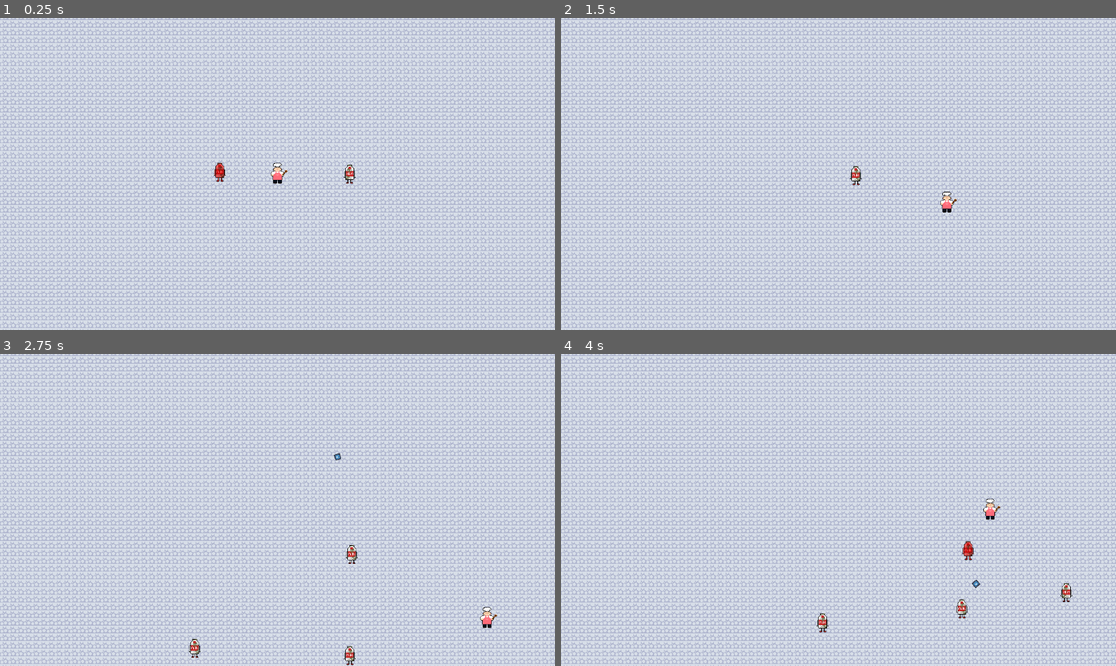
Above: before the commit, frames 1-4 (two rows, left to right).
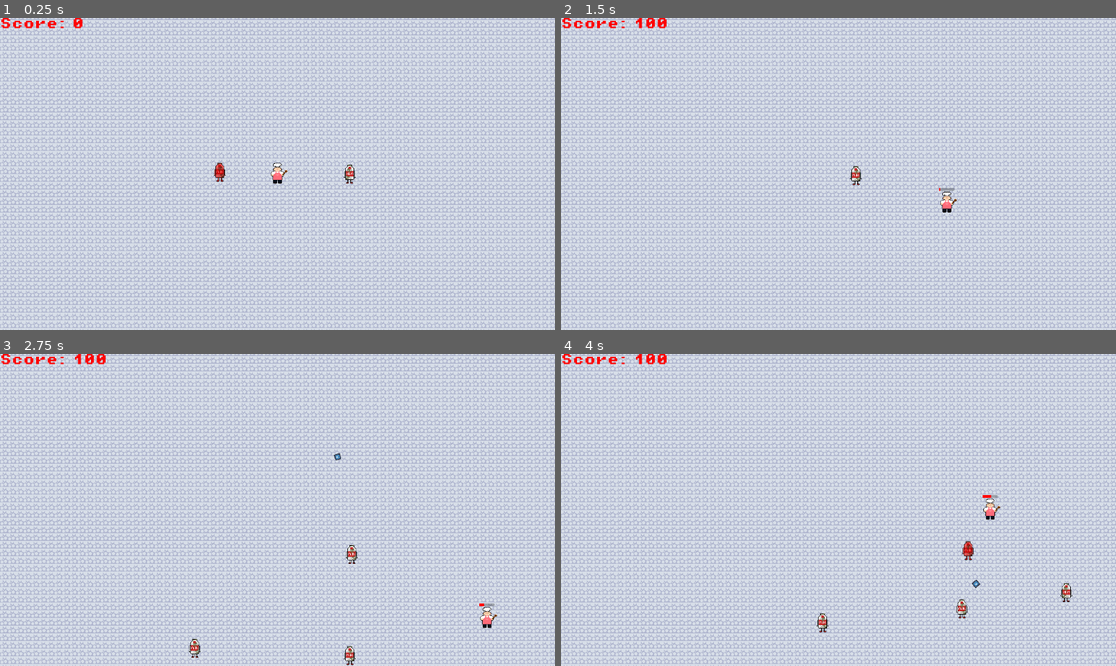
Above: after the commit, the same moments.

Repository: ChristianSalon/mini-jame-gam-55
Game: Godot game, scene res://scenes/game.tscn
Same seed, same stepped clock (60 frames per second), same inputs: the game is played once before the commit and once after it. The engine's default icon, where the game draws it, is replaced by a stand-in: a white triangle on a blue panel in a dark square.
Inputs (mouse positions are in pixels of both pictures, inside the frame that each line leads up to):
- Up to frame 1 (0.25 s): no input
- Up to frame 2 (1.5 s): move the mouse to (960, 158) at 0.52 s; press the mouse at (960, 158) at 0.53 s; hold D (move_right) 0.53-1.28 s; move the mouse to (727, 189) at 1.27 s; release the mouse at (727, 189) at 1.28 s; hold S (move_down) from 1.28 s (still down); click (727, 189) at 1.35 s
- Up to frame 3 (2.75 s): move the mouse to (333, 441) at 2.02 s; release S (move_down) at 2.03 s; press the mouse at (333, 441) at 2.03 s; hold D (move_right) from 2.03 s (still down)
- Up to frame 4 (4 s): move the mouse to (810, 572) at 2.77 s; release D (move_right) at 2.78 s; release the mouse at (810, 572) at 2.78 s; hold W (move_up) 2.78-3.53 s; click (810, 572) at 2.85 s; move the mouse to (1005, 556) at 3.52 s; press the mouse at (1005, 556) at 3.53 s; hold A (move_left) from 3.53 s (still down)

The runs differ from the first frame. In frame 1, 0.2% of the frame differs, in the area x 0-15%, y 0-4%; in frame 2, 0.3%, in the area x 0-71%, y 0-56%; in frame 3, 0.3%; in frame 4, 0.3%.

Commit message:
feat: Score label and shot cooldown bar

Diff:
--- a/project.godot
+++ b/project.godot
@@ -18,6 +18,7 @@
 [global_group]
 
 player=""
+ui=""
 
 [input]
 
--- a/scenes/game.tscn
+++ b/scenes/game.tscn
@@ -4,6 +4,7 @@
 [ext_resource type="Texture2D" uid="uid://ckhfbvj8wq6s5" path="res://assets/sprites/world_tileset.png" id="1_yqjtg"]
 [ext_resource type="PackedScene" uid="uid://dlmx5dlft566k" path="res://scenes/enemy_spawner.tscn" id="2_lbhrr"]
 [ext_resource type="PackedScene" uid="uid://dbxinakb7mtmm" path="res://scenes/milk_enemy.tscn" id="2_lnu2h"]
+[ext_resource type="PackedScene" uid="uid://u2f8c4gd7x02" path="res://scenes/ui.tscn" id="5_iywne"]
 
 [sub_resource type="TileSetAtlasSource" id="TileSetAtlasSource_lnu2h"]
 texture = ExtResource("1_yqjtg")
@@ -161,3 +162,5 @@
 position = Vector2(-122, -4)
 
 [node name="Player" parent="." unique_id=349590583 instance=ExtResource("1_uwrxv")]
+
+[node name="UI" parent="." unique_id=1931595746 groups=["ui"] instance=ExtResource("5_iywne")]
--- a/scenes/milk_enemy.gd
+++ b/scenes/milk_enemy.gd
@@ -78,4 +78,8 @@
 	current_state = State.STALKING
 
 func die() -> void:
+	var ui = get_tree().get_first_node_in_group("ui")
+	if ui:
+		ui.add_score(100)
+
 	queue_free()
--- a/scenes/player.tscn
+++ b/scenes/player.tscn
@@ -6,6 +6,9 @@
 [sub_resource type="CapsuleShape2D" id="CapsuleShape2D_g2els"]
 radius = 9.0
 height = 36.0
+
+[sub_resource type="StyleBoxFlat" id="StyleBoxFlat_g2els"]
+bg_color = Color(1, 0, 0, 1)
 
 [node name="Player" type="CharacterBody2D" unique_id=349590583 groups=["player"]]
 z_index = 10
@@ -21,3 +24,14 @@
 
 [node name="ShootTimer" type="Timer" parent="." unique_id=361673241]
 one_shot = true
+
+[node name="CooldownBar" type="ProgressBar" parent="." unique_id=702146051]
+offset_left = 16.144554
+offset_top = -31.0
+offset_right = 22.144554
+offset_bottom = 1.0
+rotation = 1.5707964
+theme_override_styles/fill = SubResource("StyleBoxFlat_g2els")
+max_value = 1.0
+fill_mode = 3
+show_percentage = false
--- /dev/null
+++ b/scenes/ui.tscn
@@ -0,0 +1,14 @@
+[gd_scene format=3 uid="uid://u2f8c4gd7x02"]
+
+[ext_resource type="Script" uid="uid://b4dm7ugsk0of5" path="res://ui.gd" id="1_nt7q6"]
+[ext_resource type="FontFile" uid="uid://krq1ljcjmn58" path="res://assets/fonts/PixelOperator8-Bold.ttf" id="2_x4jx1"]
+
+[node name="UI" type="CanvasLayer" unique_id=1931595746]
+script = ExtResource("1_nt7q6")
+
+[node name="ScoreLabel" type="Label" parent="." unique_id=1561941357]
+offset_right = 40.0
+offset_bottom = 23.0
+theme_override_colors/font_color = Color(1, 0, 0, 1)
+theme_override_fonts/font = ExtResource("2_x4jx1")
+theme_override_font_sizes/font_size = 24
--- a/scripts/player.gd
+++ b/scripts/player.gd
@@ -6,12 +6,19 @@
 const JUMP_VELOCITY = -400.0
 
 @onready var shoot_timer: Timer = $ShootTimer
+@onready var cooldown_bar: ProgressBar = $CooldownBar
 
 
 func _physics_process(delta: float) -> void:
 	var input_direction = Input.get_vector("move_left", "move_right", "move_up", "move_down")
 	velocity = input_direction * SPEED
 	move_and_slide()
+
+	if not shoot_timer.is_stopped():
+		cooldown_bar.show() # Show the bar while cooling down
+		cooldown_bar.value = shoot_timer.time_left / shoot_timer.wait_time
+	else:
+		cooldown_bar.hide()
 
 func _input(event: InputEvent) -> void:
 	if event.is_action_pressed("left_mouse_click") and shoot_timer.is_stopped():
--- /dev/null
+++ b/ui.gd
@@ -0,0 +1,15 @@
+extends CanvasLayer
+
+@onready var score_label: Label = $ScoreLabel
+
+var score: int = 0
+
+func _ready() -> void:
+	update_score_text()
+
+func add_score(amount: int) -> void:
+	score += amount
+	update_score_text()
+
+func update_score_text() -> void:
+	score_label.text = "Score: " + str(score)
Binary file added: assets/fonts/PixelOperator8-Bold.ttf
Not shown, added: assets/fonts/PixelOperator8-Bold.ttf.import
Binary file added: assets/fonts/PixelOperator8.ttf
Not shown, added: assets/fonts/PixelOperator8.ttf.import
Not shown, added: ui.gd.uid
